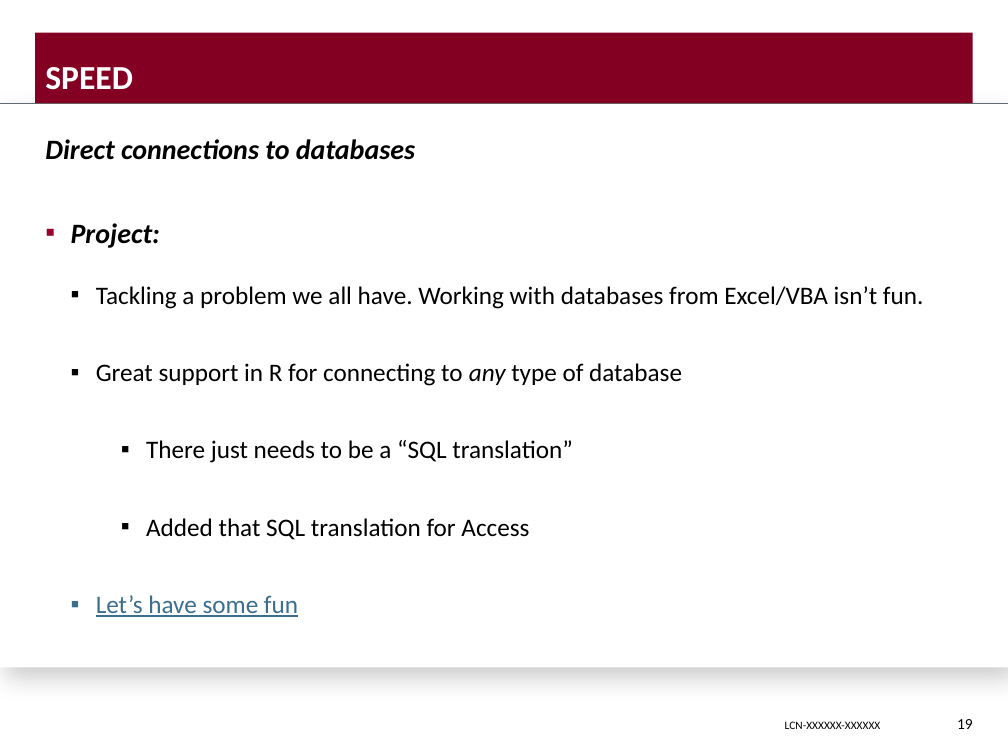
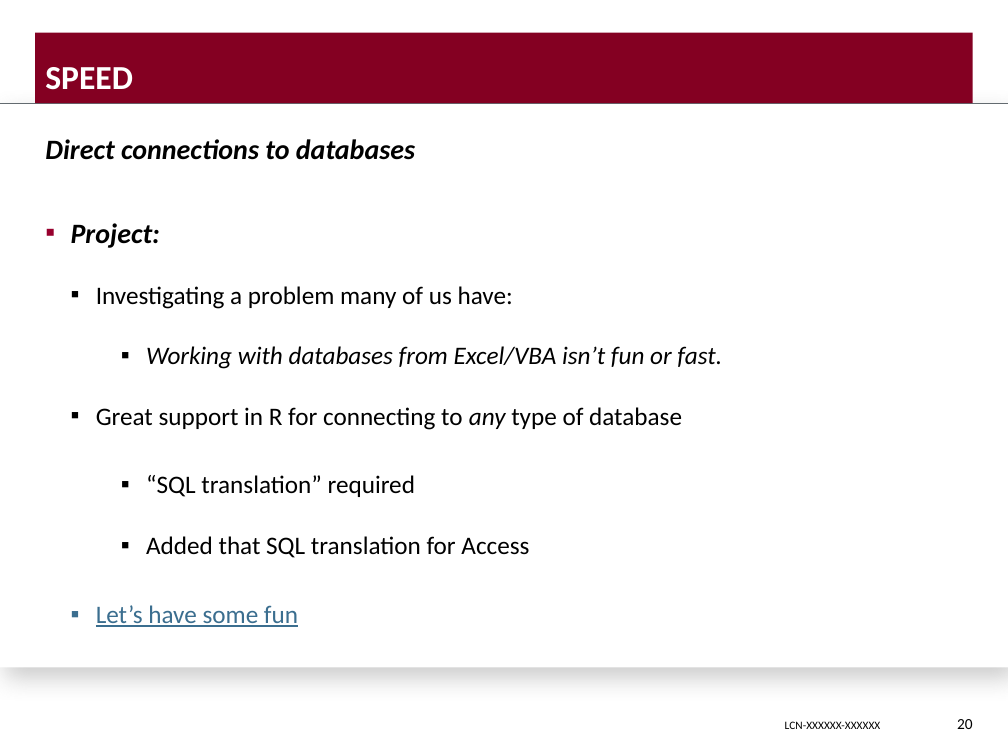
Before and after one commit to DavisVaughan/slides, a slide deck: slide 20 of final-presentation/final-presentation-davis-vaughan.pptx (slide 19 before the commit). Drawn at 1008x756 pixels with LibreOffice and Linux fonts; fonts in the diff are those of the drawing; background and template pictures are left out. Boxes give left, top, right and bottom in pixels: in the first picture for what was removed or moved away, otherwise in the second. Text is boxed around its words. In the diff, an @@ line names an element or a change of style, - is before the commit and + after.

```diff
--- a/final-presentation/final-presentation-davis-vaughan.pptx
+++ b/final-presentation/final-presentation-davis-vaughan.pptx
@@ text at <box>96,286,722,369</box>: text changed; italic on @@
-  ▪ Tackling a problem we all have. Working with databases from Excel/VBA isn’t fun.
+  ▪ Investigating a problem many of us have:
+      ▪ Working with databases from Excel/VBA isn’t fun or fast.
@@ text at <box>96,407,682,558</box>: less space between paragraphs @@
@@ text at <box>146,475,415,497</box>: text changed @@
-      ▪ There just needs to be a “SQL translation”
+      ▪ “SQL translation” required
@@ page number at <box>957,719,973,729</box>: text changed @@
-19
+20
```
Also in this commit, not shown: 11 other slides changed, 2 slides added, 3 slides removed, 2 other files.
